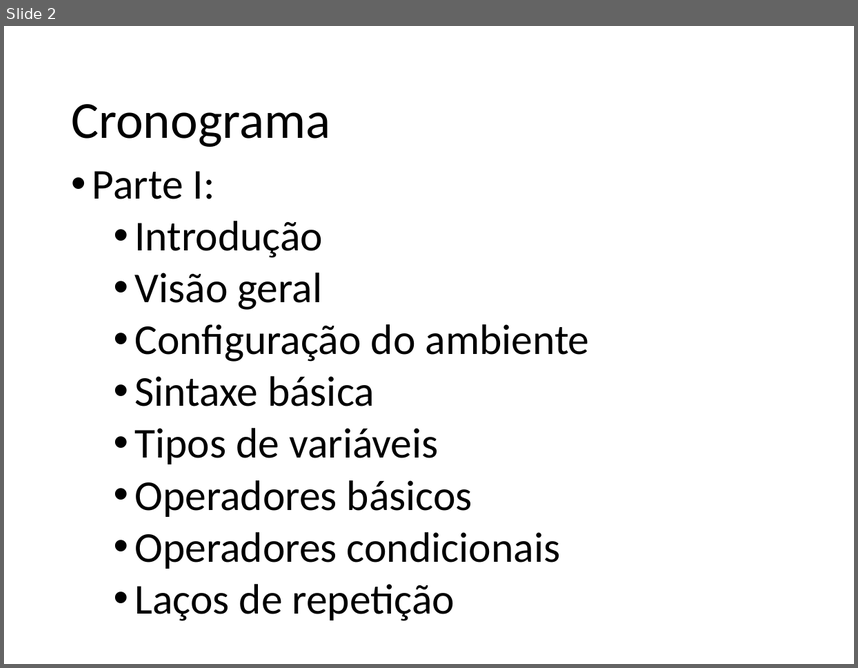
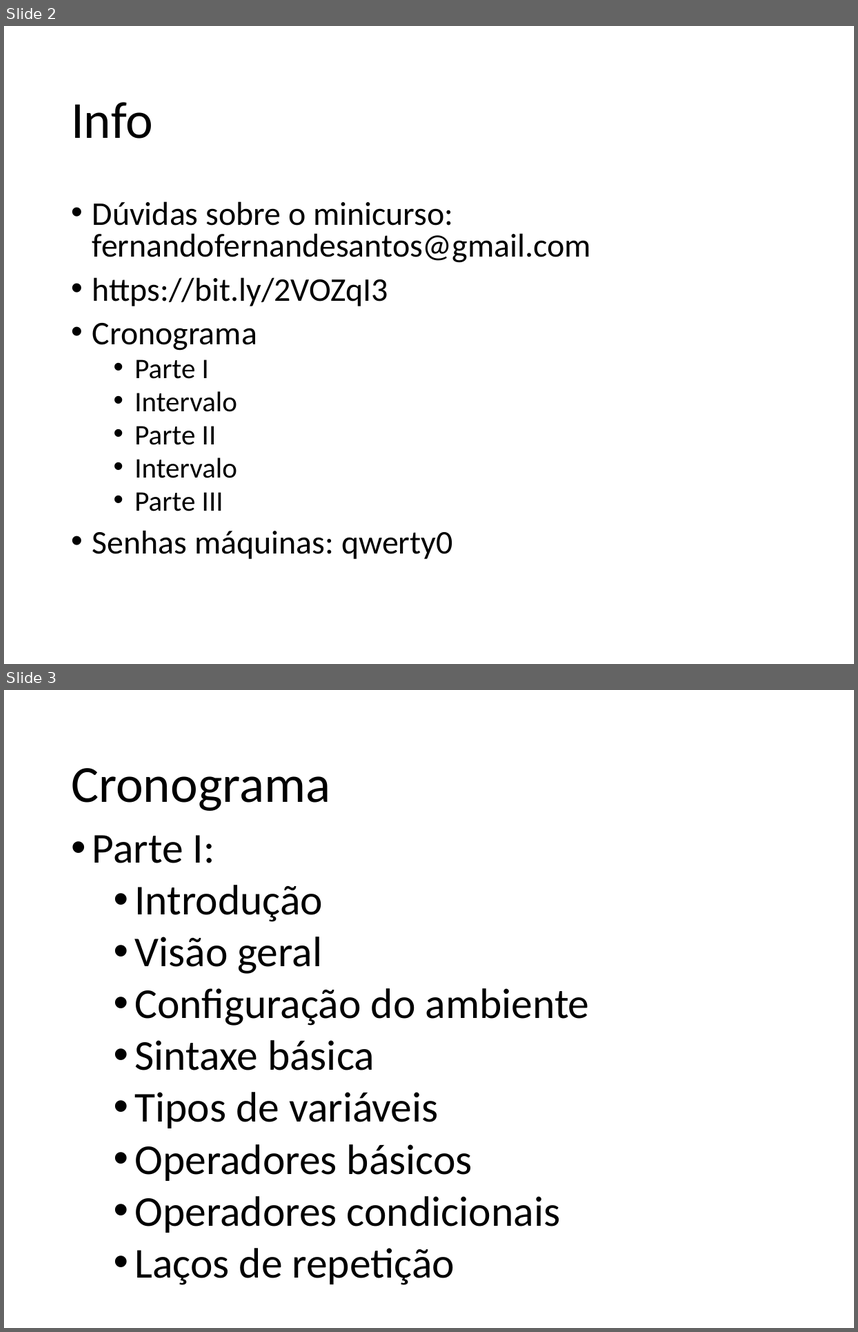
Before and after one commit to fernandoFernandeSantos/minicurso_python_2019, a slide deck: aula.pptx. Shown one above the other, each under a label of ours: slide 2 before the commit, slides 2 and 3 after it. The pictures are 858x668 and 858x1332 pixels, drawn with LibreOffice and Linux fonts; fonts in the diff are those of the drawing. Boxes give left, top, right and bottom in pixels: in the first picture for what was removed or moved away, otherwise in the second. Text is boxed around its words. In the diff, an @@ line names an element or a change of style, - is before the commit and + after.

```diff
--- a/aula.pptx
+++ b/aula.pptx
@@ slide 2 added at (4,26,854,664), background #FFFFFF @@
@@ title added at (71,102,153,138), 44 pt, text #000000 @@
+Info
@@ text added at (92,201,591,559), 28 pt, text #000000 @@
+• Dúvidas sobre o minicurso: fernandofernandesantos@gmail.com
+• https://bit.ly/2VOZqI3
+• Cronograma
+  • Parte I
+  • Intervalo
+  • Parte II
+  • Intervalo
+  • Parte III
+• Senhas máquinas: qwerty0
@@ what was slide 2 is now slide 3 @@
```
Also in this commit, not shown: 10 slides changed, 9 other slides added, 2 other files.
